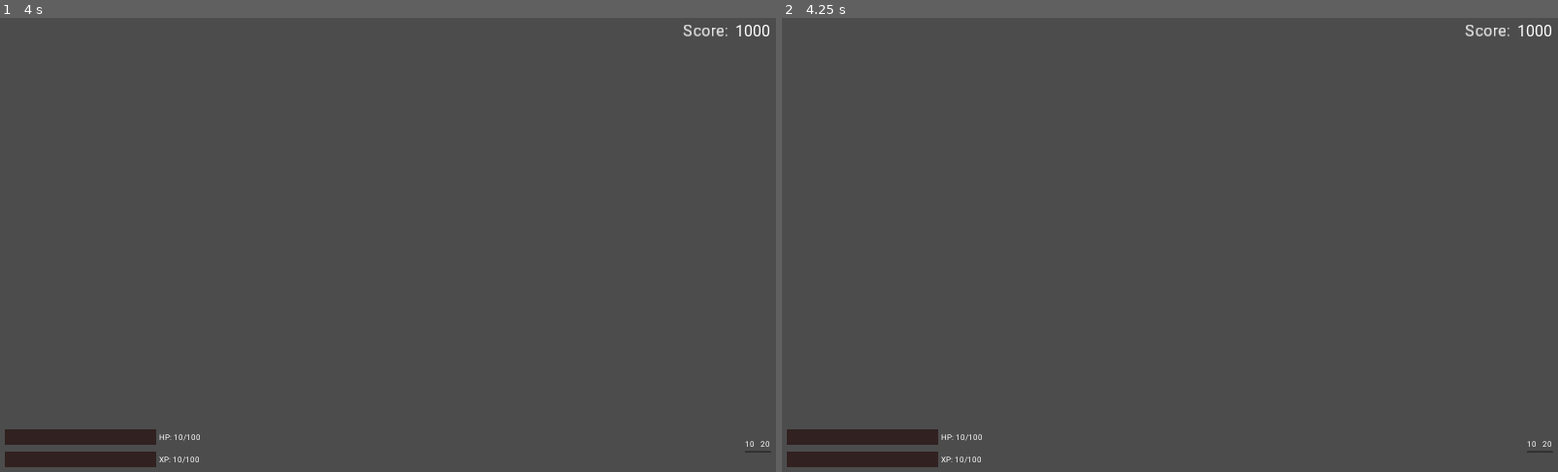
Above: before the commit, frames 1-2 (left to right).
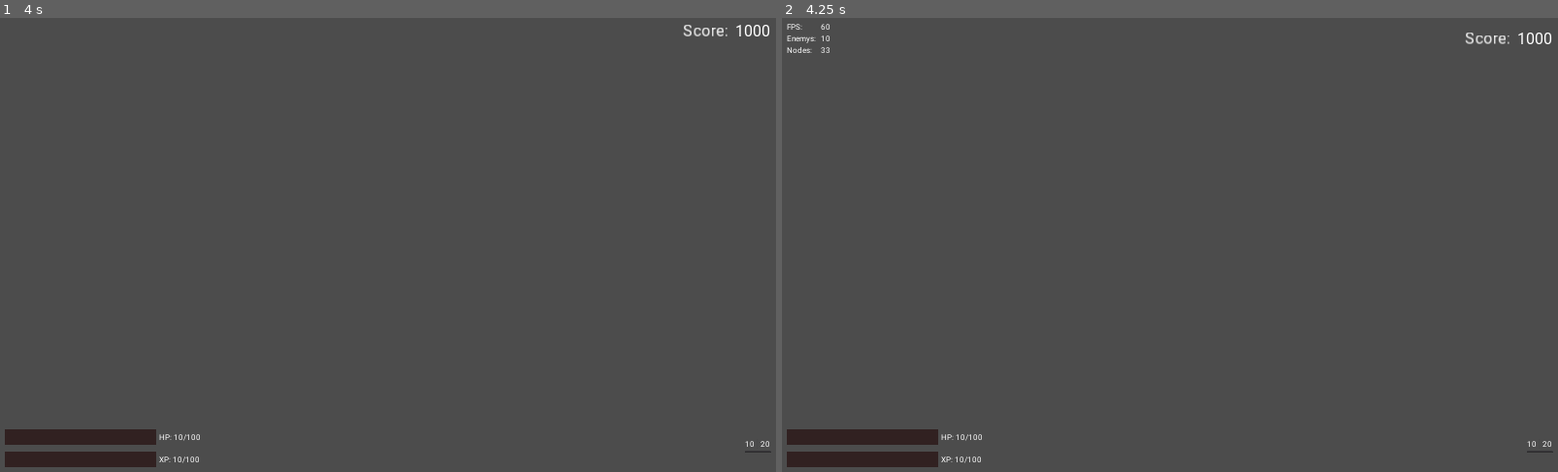
Above: after the commit, the same moments.

Repository: hepfnepf/Blutfest
Game: Godot game, scene res://Scenes/UI/GUI.tscn
Same seed, same stepped clock (60 frames per second), same inputs: the game is played once before the commit and once after it. This scene is started directly instead of the project's main scene.
Inputs (mouse positions are in pixels of both pictures, inside the frame that each line leads up to):
- Up to frame 1 (4 s): tap Enter (Enter) at 0.5, 2, 3.5 s; move the mouse to (558, 222) at 0.52 s; hold D (move_right) 0.53-1.28 s; hold Enter (Enter) 0.53-1.28 s; tap Space at 1.25, 2.75 s; move the mouse to (232, 267) at 1.27 s; hold S (move_down) 1.28-2.03 s; click (232, 267) at 1.35 s; move the mouse to (465, 145) at 2.02 s; hold D (move_right) 2.03-2.78 s; hold Enter (Enter) 2.03-2.78 s; move the mouse to (349, 335) at 2.77 s; hold W (move_up) 2.78-3.53 s; click (349, 335) at 2.85 s; move the mouse to (620, 313) at 3.52 s; hold A (move_left) from 3.53 s (still down); hold Enter (Enter) from 3.53 s (still down)
- Up to frame 2 (4.25 s): keep holding A (move_left); keep holding Enter (Enter); tap F3 (show_debug_info, bound only after the commit) at 4.15 s

Frame 1 is identical in both runs. In frame 2, 0.3% of the frame differs, in the area x 0-100%, y 1-8%.

Commit message:
Added debug information.Toggle with F3.

Diff:
--- /dev/null
+++ b/Fonts/smallUI.tres
@@ -0,0 +1,6 @@
+[gd_resource type="DynamicFont" load_steps=2 format=2]
+
+[ext_resource path="res://Fonts/Roboto-Regular.ttf" type="DynamicFontData" id=1]
+
+[resource]
+font_data = ExtResource( 1 )
--- a/Scenes/Enemys/defaultEnemy.tscn
+++ b/Scenes/Enemys/defaultEnemy.tscn
@@ -78,7 +78,9 @@
 
 [sub_resource type="AnimationNodeStateMachinePlayback" id=10]
 
-[node name="Zombie" type="KinematicBody2D"]
+[node name="Zombie" type="KinematicBody2D" groups=[
+"ENEMIES",
+]]
 position = Vector2( 1306.11, 26.9858 )
 scale = Vector2( 0.7, 0.7 )
 z_index = 2
--- a/Scenes/Main.gd
+++ b/Scenes/Main.gd
@@ -1,13 +1,17 @@
 extends Node2D
+signal killed_enemy
+
 
 export (PackedScene) var death_screen_prefab
 
 onready var gui = $GUI
 onready var player = $Player
 onready var spawner = $Spawner
+onready var debug_gui = $GUI/MarginContainer/VBoxContainer/HBoxContainer3/DebugLayout
 
 func _ready():
 	player.connect("dead",self,"_on_player_death")
+	connect("killed_enemy",debug_gui,"_on_enemy_count_changed")
 	gui.set_player(player)
 
 func _on_player_death():
@@ -19,3 +23,4 @@
 
 func _on_enemy_killed(points):
 	player.set_score(player.score + points)
+	emit_signal("killed_enemy")
--- /dev/null
+++ b/Scenes/UI/DebugLayout.gd
@@ -0,0 +1,29 @@
+extends GridContainer
+
+onready var fps = $FPS
+onready var enemys = $Enemys
+onready var nodes = $Nodes
+
+var alive = true
+
+func _ready():
+	set_alive(false)
+
+func _process(delta):
+	if !alive:
+		return
+	fps.text = str(Performance.get_monitor(Performance.TIME_FPS))
+	nodes.text = str(Performance.get_monitor(Performance.OBJECT_NODE_COUNT))
+
+func _on_enemy_count_changed():
+	var enemy_count = get_tree().get_nodes_in_group("ENEMIES").size()
+	enemys.text = str(enemy_count)
+
+func set_alive(new_alive):
+	if new_alive == alive:
+		return
+
+	for child in get_children():
+		child.visible = new_alive
+
+	alive = new_alive
--- /dev/null
+++ b/Scenes/UI/DebugLayout.tscn
@@ -0,0 +1,56 @@
+[gd_scene load_steps=3 format=2]
+
+[ext_resource path="res://Fonts/smallUI.tres" type="DynamicFont" id=1]
+[ext_resource path="res://Scenes/UI/DebugLayout.gd" type="Script" id=2]
+
+[node name="DebugLayout" type="GridContainer"]
+margin_right = 1331.0
+margin_bottom = 65.0
+size_flags_horizontal = 3
+columns = 2
+script = ExtResource( 2 )
+__meta__ = {
+"_edit_use_anchors_": false
+}
+
+[node name="Label" type="Label" parent="."]
+margin_right = 64.0
+margin_bottom = 19.0
+custom_fonts/font = ExtResource( 1 )
+text = "FPS:"
+
+[node name="FPS" type="Label" parent="."]
+margin_left = 68.0
+margin_right = 95.0
+margin_bottom = 19.0
+custom_fonts/font = ExtResource( 1 )
+text = "144"
+
+[node name="Label2" type="Label" parent="."]
+margin_top = 23.0
+margin_right = 64.0
+margin_bottom = 42.0
+custom_fonts/font = ExtResource( 1 )
+text = "Enemys: "
+
+[node name="Enemys" type="Label" parent="."]
+margin_left = 68.0
+margin_top = 23.0
+margin_right = 95.0
+margin_bottom = 42.0
+custom_fonts/font = ExtResource( 1 )
+text = "10"
+
+[node name="Label3" type="Label" parent="."]
+margin_top = 46.0
+margin_right = 64.0
+margin_bottom = 65.0
+custom_fonts/font = ExtResource( 1 )
+text = "Nodes:"
+
+[node name="Nodes" type="Label" parent="."]
+margin_left = 68.0
+margin_top = 46.0
+margin_right = 95.0
+margin_bottom = 65.0
+custom_fonts/font = ExtResource( 1 )
--- a/Scenes/UI/GUI.gd
+++ b/Scenes/UI/GUI.gd
@@ -3,7 +3,8 @@
 onready var health_widget = $MarginContainer/VBoxContainer/HBoxContainer/CenterContainer/VBoxContainer/HealthbarWidget
 onready var exp_widget = $MarginContainer/VBoxContainer/HBoxContainer/CenterContainer/VBoxContainer/ExpbarWidget
 onready var ammo_widget = $MarginContainer/VBoxContainer/HBoxContainer/CenterContainer2/AmmoWidget
-onready var score = $MarginContainer/VBoxContainer/HBoxContainer2/Score
+onready var score = $MarginContainer/VBoxContainer/HBoxContainer3/HBoxContainer2/Score
+onready var debug_info = $MarginContainer/VBoxContainer/HBoxContainer3/DebugLayout
 
 var player:Player
 
@@ -47,3 +48,11 @@
 	exp_widget.set_max_exp(new_max_exp)
 func set_score(new_score):
 	score.text = str(new_score)
+
+#func _input(event):
+#	if event.is_action_just_pressed("show_debug_info"):
+#		debug_info.is_visible_in_tree(!debug_info.is_visible_in_tree())
+
+func _unhandled_input(event):
+	if Input.is_action_just_pressed("show_debug_info"):
+		debug_info.set_alive(!debug_info.alive)
--- a/Scenes/UI/GUI.tscn
+++ b/Scenes/UI/GUI.tscn
@@ -1,10 +1,11 @@
-[gd_scene load_steps=8 format=2]
+[gd_scene load_steps=9 format=2]
 
 [ext_resource path="res://Scenes/UI/Healthbar.tscn" type="PackedScene" id=1]
 [ext_resource path="res://Scenes/UI/Expbar.tscn" type="PackedScene" id=2]
 [ext_resource path="res://Scenes/UI/Ammo.tscn" type="PackedScene" id=3]
 [ext_resource path="res://Scenes/UI/GUI.gd" type="Script" id=4]
 [ext_resource path="res://Fonts/Roboto-Regular.ttf" type="DynamicFontData" id=5]
+[ext_resource path="res://Scenes/UI/DebugLayout.tscn" type="PackedScene" id=6]
 
 [sub_resource type="DynamicFont" id=1]
 size = 32
@@ -37,22 +38,31 @@
 margin_bottom = 880.0
 mouse_filter = 2
 
-[node name="HBoxContainer2" type="HBoxContainer" parent="MarginContainer/VBoxContainer"]
+[node name="HBoxContainer3" type="HBoxContainer" parent="MarginContainer/VBoxContainer"]
+margin_right = 1516.0
+margin_bottom = 65.0
+size_flags_horizontal = 3
+
+[node name="DebugLayout" parent="MarginContainer/VBoxContainer/HBoxContainer3" instance=ExtResource( 6 )]
+
+[node name="HBoxContainer2" type="HBoxContainer" parent="MarginContainer/VBoxContainer/HBoxContainer3"]
 margin_left = 1335.0
 margin_right = 1516.0
-margin_bottom = 38.0
+margin_bottom = 65.0
 size_flags_horizontal = 8
 
-[node name="Label" type="Label" parent="MarginContainer/VBoxContainer/HBoxContainer2"]
+[node name="Label" type="Label" parent="MarginContainer/VBoxContainer/HBoxContainer3/HBoxContainer2"]
+margin_top = 13.0
 margin_right = 105.0
-margin_bottom = 38.0
+margin_bottom = 51.0
 custom_fonts/font = SubResource( 1 )
 text = "Score: "
 
-[node name="Score" type="Label" parent="MarginContainer/VBoxContainer/HBoxContainer2"]
+[node name="Score" type="Label" parent="MarginContainer/VBoxContainer/HBoxContainer3/HBoxContainer2"]
 margin_left = 109.0
+margin_top = 13.0
 margin_right = 181.0
-margin_bottom = 38.0
+margin_bottom = 51.0
 custom_fonts/font = SubResource( 2 )
 text = "1000"
 
--- a/Scenes/UI/Healthbar.tscn
+++ b/Scenes/UI/Healthbar.tscn
@@ -1,16 +1,13 @@
-[gd_scene load_steps=6 format=2]
+[gd_scene load_steps=5 format=2]
 
 [ext_resource path="res://Scenes/UI/Healthbar.gd" type="Script" id=1]
-[ext_resource path="res://Fonts/Roboto-Regular.ttf" type="DynamicFontData" id=2]
+[ext_resource path="res://Fonts/smallUI.tres" type="DynamicFont" id=2]
 
 [sub_resource type="StyleBoxFlat" id=1]
 bg_color = Color( 0.592157, 0.113725, 0.0666667, 1 )
 
 [sub_resource type="StyleBoxFlat" id=2]
 bg_color = Color( 0.192157, 0.129412, 0.129412, 1 )
-
-[sub_resource type="DynamicFont" id=3]
-font_data = ExtResource( 2 )
 
 [node name="HealthWidget" type="HBoxContainer"]
 margin_right = 225.0
@@ -38,6 +35,6 @@
 margin_right = 385.0
 margin_bottom = 35.0
 rect_min_size = Vector2( 70, 30 )
-custom_fonts/font = SubResource( 3 )
+custom_fonts/font = ExtResource( 2 )
 text = "HP: 10/100"
 valign = 1
--- a/Scripts/Spawner.gd
+++ b/Scripts/Spawner.gd
@@ -1,4 +1,7 @@
 extends Node2D
+
+
+signal spawned_enemy
 
 export (int) var map_size_x
 export (int) var map_size_y
@@ -12,6 +15,10 @@
 export (PackedScene) var default_enemy
 
 onready var game = get_node("/root/Game")
+onready var debug_gui =get_node("/root/Game/GUI/MarginContainer/VBoxContainer/HBoxContainer3/DebugLayout")
+
+func _ready():
+	connect("spawned_enemy",debug_gui,"_on_enemy_count_changed")
 
 func _process(delta):
 	if !game_alive:
@@ -24,6 +31,7 @@
 	while (spawn_value >= 1):
 		spawn_value -= 1
 		spawn_at(random_position())
+		emit_signal("spawned_enemy")
 
 func spawn_at(position):
 	var enemy = spawn()
--- a/project.godot
+++ b/project.godot
@@ -77,6 +77,11 @@
 "events": [ Object(InputEventKey,"resource_local_to_scene":false,"resource_name":"","device":0,"alt":false,"shift":false,"control":false,"meta":false,"command":false,"pressed":false,"scancode":16777221,"unicode":0,"echo":false,"script":null)
  ]
 }
+show_debug_info={
+"deadzone": 0.5,
+"events": [ Object(InputEventKey,"resource_local_to_scene":false,"resource_name":"","device":0,"alt":false,"shift":false,"control":false,"meta":false,"command":false,"pressed":false,"scancode":16777246,"unicode":0,"echo":false,"script":null)
+ ]
+}
 
 [layer_names]
 
